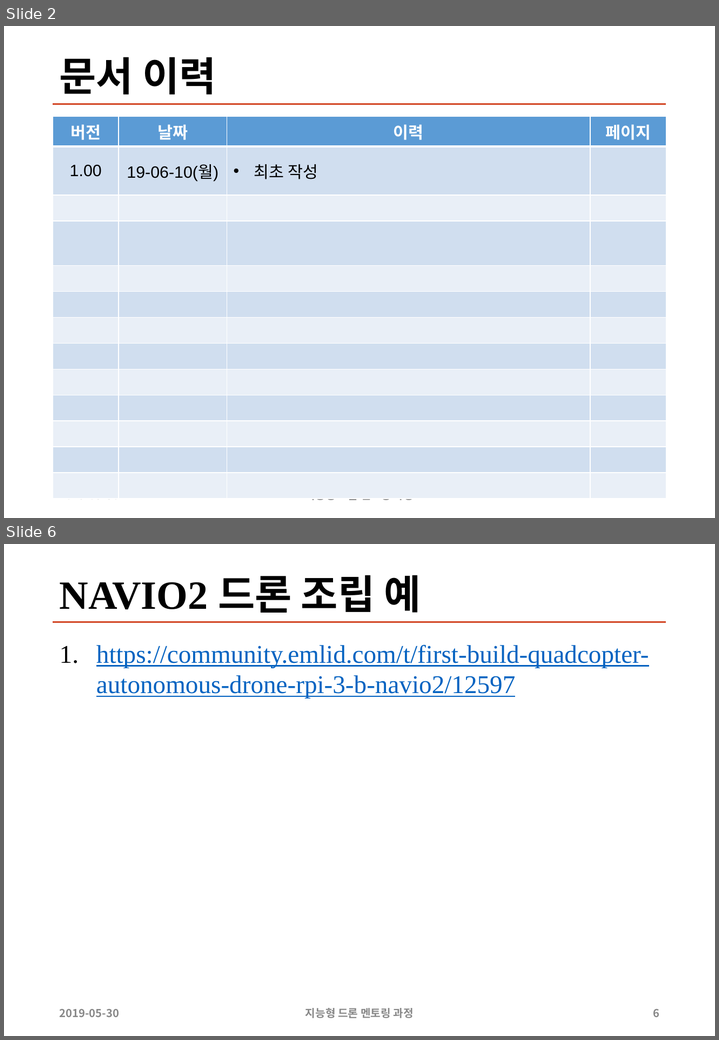
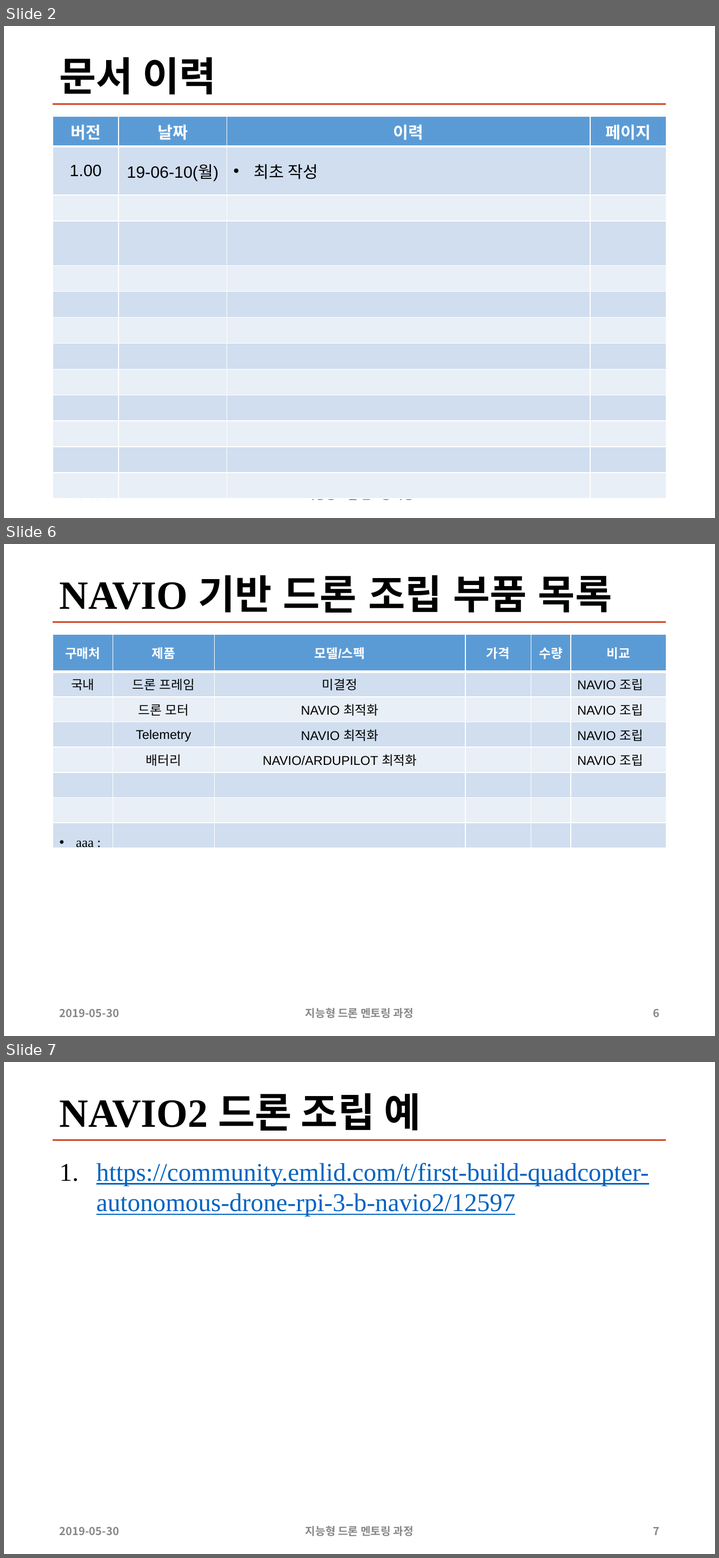
Before and after one commit to sunabove/autopilot_doc, a slide deck: 120 구매/108 2차 지능형 드론 멘토링 HW 구매 목록 19년 6월 V1.0.pptx. Shown one above the other, each under a label of ours: slides 2 and 6 before the commit, slides 2, 6 and 7 after it; the slides between them are not shown. The pictures are 719x1040 and 719x1558 pixels, drawn with LibreOffice and Linux fonts; fonts in the diff are those of the drawing. Boxes give left, top, right and bottom in pixels: in the first picture for what was removed or moved away, otherwise in the second. Text is boxed around its words. In the diff, an @@ line names an element or a change of style, - is before the commit and + after.

```diff
--- a/120 구매/108 2차 지능형 드론 멘토링 HW 구매 목록 19년 6월 V1.0.pptx
+++ b/120 구매/108 2차 지능형 드론 멘토링 HW 구매 목록 19년 6월 V1.0.pptx
@@ slide 6 added at [4,544,715,1036], background #FFFFFF; not listed: 1 template element that a slide beside it also shows @@
@@ title added at [60,575,612,613], 44 pt, text #000000, bold @@
+NAVIO 기반 드론 조립 부품 목록
@@ table added at [53,634,666,825], 8 rows, 6 columns @@
+구매처 | 제품 | 모델/스펙 | 가격 | 수량 | 비교
+국내 | 드론 프레임 | 미결정 |  |  | NAVIO 조립
+ | 드론 모터 | NAVIO 최적화 |  |  | NAVIO 조립
+ | Telemetry | NAVIO 최적화 |  |  | NAVIO 조립
+ | 배터리 | NAVIO/ARDUPILOT 최적화 |  |  | NAVIO 조립
+ |  |  |  |  | 
+ |  |  |  |  | 
+ |  |  |  |  | 
@@ text added at [76,840,94,850], 14.8 pt, text #000000 @@
+• aaa :
@@ text added at [60,1009,119,1017], 12 pt, text #888888, bold @@
+2019-05-30
@@ text added at [305,1008,413,1018], 12 pt, text #888888, bold @@
+지능형 드론 멘토링 과정
@@ page number added at [653,1009,659,1017], 12 pt, text #888888, bold @@
+6
@@ what was slide 6 is now slide 7 @@
@@ page number at [653,1527,659,1535]: text changed @@
-6
+7
```
Also in this commit, not shown: 2 slides changed, 1 other slide added, 1 slide removed, 2 other files.
